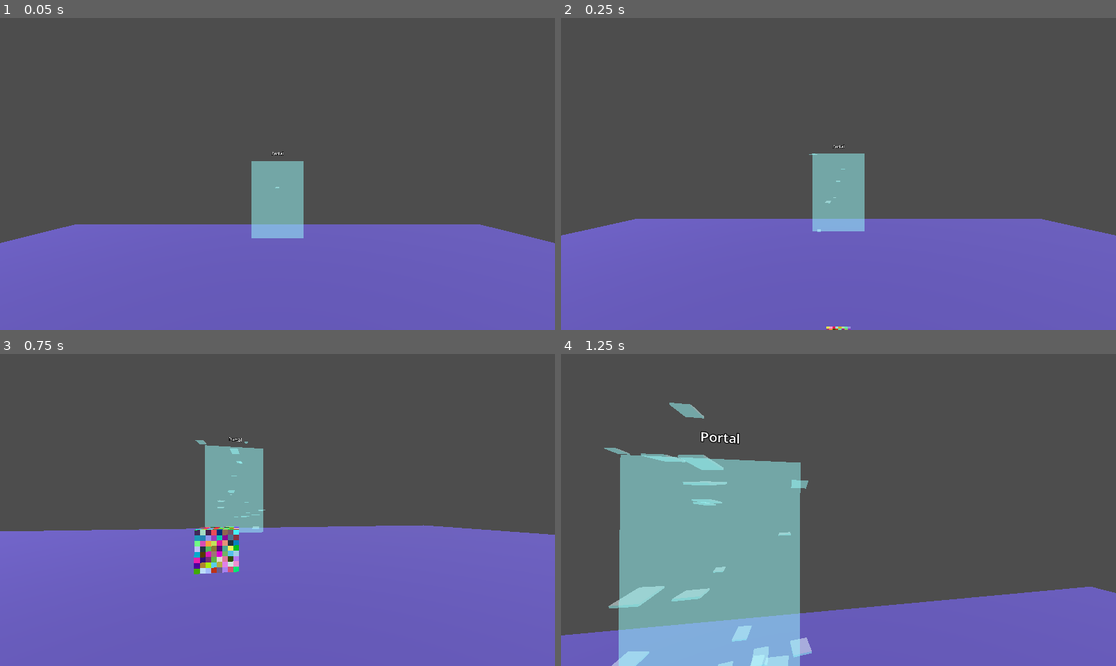
Above: before the commit, frames 1-4 (two rows, left to right).
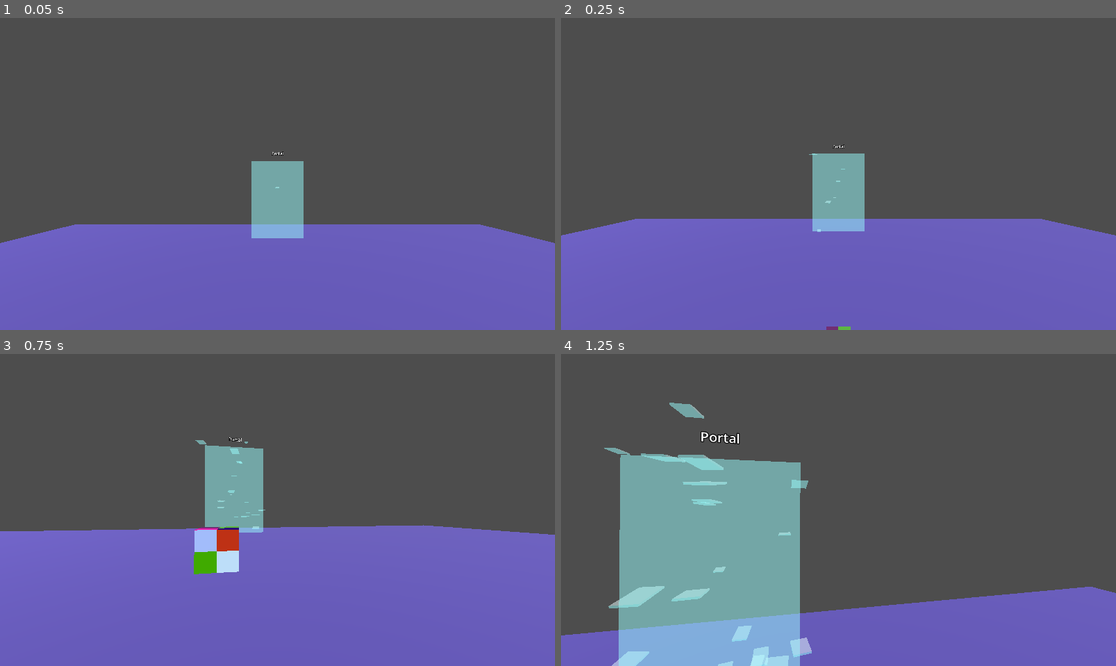
Above: after the commit, the same moments.

Repository: jvastola/GodotPhysicsRig
Game: Godot game, scene res://MainScene.tscn
Same seed, same stepped clock (60 frames per second), same inputs: the game is played once before the commit and once after it.
Inputs (mouse positions are in pixels of both pictures, inside the frame that each line leads up to):
- Up to frame 1 (0.05 s): no input
- Up to frame 2 (0.25 s): no input
- Up to frame 3 (0.75 s): move the mouse to (305, 510) at 0.52 s; hold W (move_forward) from 0.53 s (still down); hold Shift (sprint) from 0.53 s (still down)
- Up to frame 4 (1.25 s): keep holding W (move_forward); keep holding Shift (sprint); tap Space (jump) at 0.77 s

Frame 1 is identical in both runs. In frame 2, less than 0.1% of the frame differs, in the area x 47-53%, y 98-100%; in frame 3, 1.2%, in the area x 34-44%, y 55-71%; in frame 4, nothing differs.

Commit message:
Add floor interactable script; implement color change on pointer press events and integrate with floor mesh

Diff:
--- a/MainScene.tscn
+++ b/MainScene.tscn
@@ -1,8 +1,9 @@
-[gd_scene load_steps=8 format=3 uid="uid://6hnibsqm60w3"]
+[gd_scene load_steps=9 format=3 uid="uid://6hnibsqm60w3"]
 
 [ext_resource type="PackedScene" uid="uid://cpq6v7yqk8y8j" path="res://XRPlayer.tscn" id="1_xrplayer"]
 [ext_resource type="PackedScene" uid="uid://cyi0m4x7nswyk" path="res://Portal.tscn" id="2_portal"]
 [ext_resource type="Script" uid="uid://crqnjrrq5qvuw" path="res://subdivided_cube.gd" id="3_cube"]
+[ext_resource type="Script" uid="uid://ct42jl8bcsjkj" path="res://floor_interactable.gd" id="4_floor_script"]
 
 [sub_resource type="Environment" id="Environment_main"]
 
@@ -29,6 +30,7 @@
 transform = Transform3D(1, 0, 0, 0, 1, 0, 0, 0, 1, 0, -0.5, 0)
 collision_layer = 33
 collision_mask = 0
+script = ExtResource("4_floor_script")
 
 [node name="CollisionShape3D" type="CollisionShape3D" parent="Floor"]
 shape = SubResource("BoxShape3D_floor")
@@ -45,7 +47,7 @@
 cast_shadow = 0
 script = ExtResource("3_cube")
 size = Vector3(0.25, 0.25, 0.25)
-subdivisions = 8
+subdivisions = 2
 seed = 12345
 material_unshaded = true
 flip_winding = true
--- a/SecondRoom.tscn
+++ b/SecondRoom.tscn
@@ -41,6 +41,12 @@
 material = SubResource("StandardMaterial3D_ball")
 radius = 0.15
 height = 0.3
+
+[sub_resource type="BoxShape3D" id="BoxShape3D_slkg3"]
+size = Vector3(0.1, 1, 0.1)
+
+[sub_resource type="BoxMesh" id="BoxMesh_ra6av"]
+size = Vector3(0.1, 1, 0.1)
 
 [node name="SecondRoom" type="Node3D"]
 
@@ -119,4 +125,25 @@
 font_size = 24
 outline_size = 8
 
+[node name="GrabbableBall2" type="RigidBody3D" parent="." groups=["grabbable"]]
+transform = Transform3D(1, 0, 0, 0, 1, 0, 0, 0, 1, 2, 1.5, 0)
+mass = 0.1
+gravity_scale = 0.3
+contact_monitor = true
+max_contacts_reported = 4
+script = ExtResource("3_grabbable")
+grab_mode = 0
+
+[node name="CollisionShape3D" type="CollisionShape3D" parent="GrabbableBall2"]
+shape = SubResource("BoxShape3D_slkg3")
+
+[node name="MeshInstance3D" type="MeshInstance3D" parent="GrabbableBall2"]
+mesh = SubResource("BoxMesh_ra6av")
+
+[node name="Label3D" type="Label3D" parent="GrabbableBall2"]
+transform = Transform3D(1, 0, 0, 0, 1, 0, 0, 0, 1, 0, 0.3, 0)
+text = "Free Grab"
+font_size = 24
+outline_size = 8
+
 [editable path="PortalBack"]
--- a/XRPlayer.tscn
+++ b/XRPlayer.tscn
@@ -173,6 +173,7 @@
 contact_monitor = true
 max_contacts_reported = 8
 script = ExtResource("3_physics_hand")
+rot_frequency = 3000.0
 player_rigidbody = NodePath("../PlayerBody")
 target = NodePath("../PlayerBody/XROrigin3D/LeftController")
 release_button = "ax_button"
--- /dev/null
+++ b/floor_interactable.gd
@@ -0,0 +1,23 @@
+extends StaticBody3D
+
+# Attach to the Floor StaticBody3D. Listens for pointer 'press' events
+# and changes the floor MeshInstance3D's material color.
+
+@onready var _mesh_inst: MeshInstance3D = get_node_or_null("MeshInstance3D") as MeshInstance3D
+
+
+func handle_pointer_event(event: Dictionary) -> void:
+	if event.is_empty():
+		return
+	var etype: String = String(event.get("type", ""))
+	if etype == "press" or event.get("action_just_pressed", false):
+		if not _mesh_inst:
+			# fallback: try to find a MeshInstance3D child at runtime
+			_mesh_inst = get_node_or_null("MeshInstance3D") as MeshInstance3D
+			if not _mesh_inst:
+				return
+		var mat: StandardMaterial3D = _mesh_inst.material_override as StandardMaterial3D
+		if not mat:
+			mat = StandardMaterial3D.new()
+			_mesh_inst.material_override = mat
+		mat.albedo_color = Color(randf(), randf(), randf(), 1.0)
Not shown: 1 places in SecondRoom.tscn that only renumber resources
Not shown, added: floor_interactable.gd.uid
